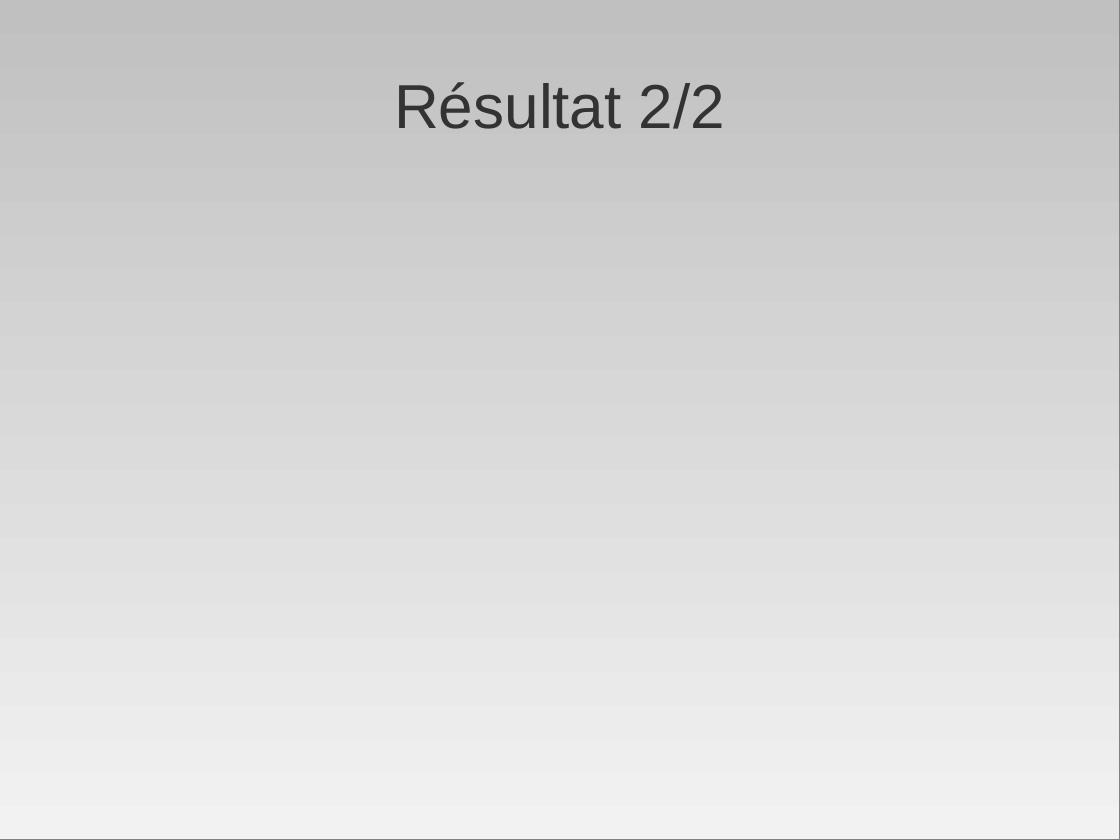
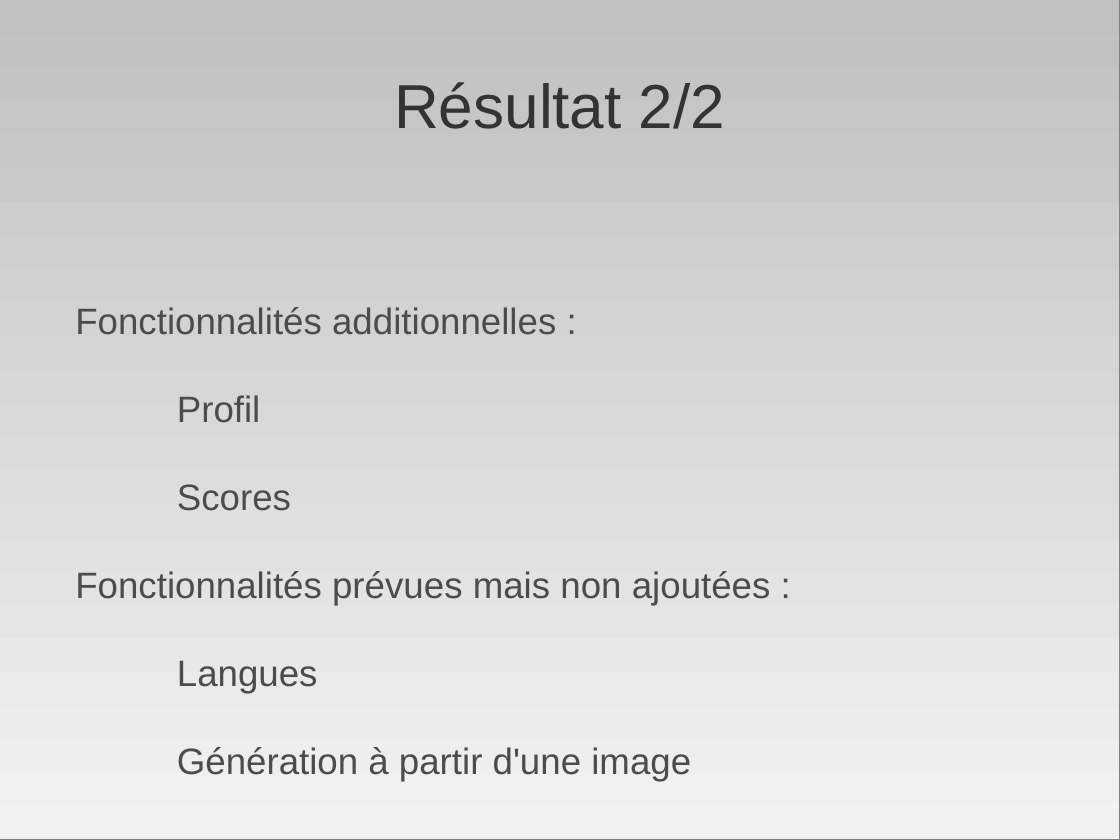
Before and after one commit to AniceK/craketeam, a slide deck: slide 13 of Documentation/Presentation/diapo_craketeam.odp. Drawn at 1120x840 pixels with LibreOffice and Linux fonts; fonts in the diff are those of the drawing. Boxes give left, top, right and bottom in pixels: in the first picture for what was removed or moved away, otherwise in the second. Text is boxed around its words. In the diff, an @@ line names an element or a change of style, - is before the commit and + after.

Commit message:
Ajout de la partie Résultat.

```diff
--- a/Documentation/Presentation/diapo_craketeam.odp
+++ b/Documentation/Presentation/diapo_craketeam.odp
@@ text added at box(75, 307, 771, 781), 26 pt, text #4C4C4C @@
+Fonctionnalités additionnelles :
+Profil
+Scores
+Fonctionnalités prévues mais non ajoutées :
+Langues
+Génération à partir d'une image
```
Also in this commit, not shown: 1 other slide changed.
